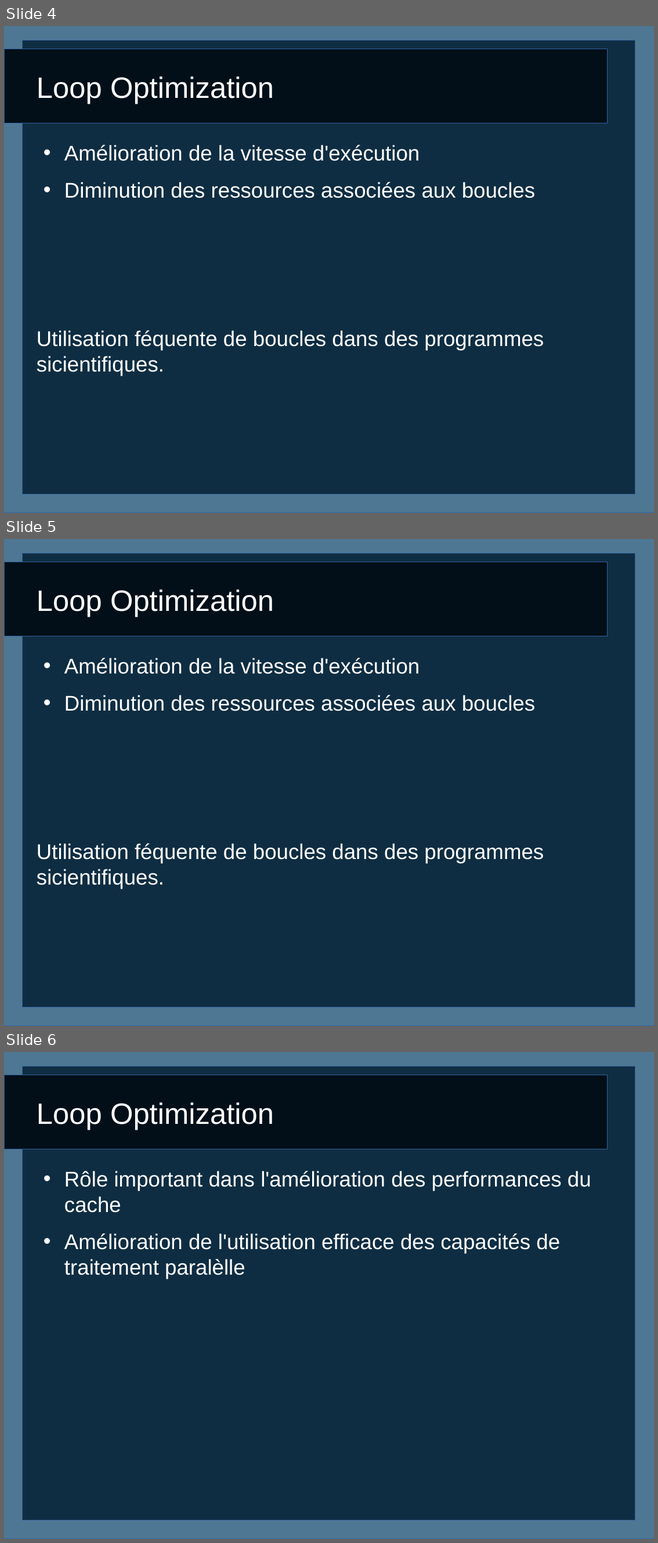
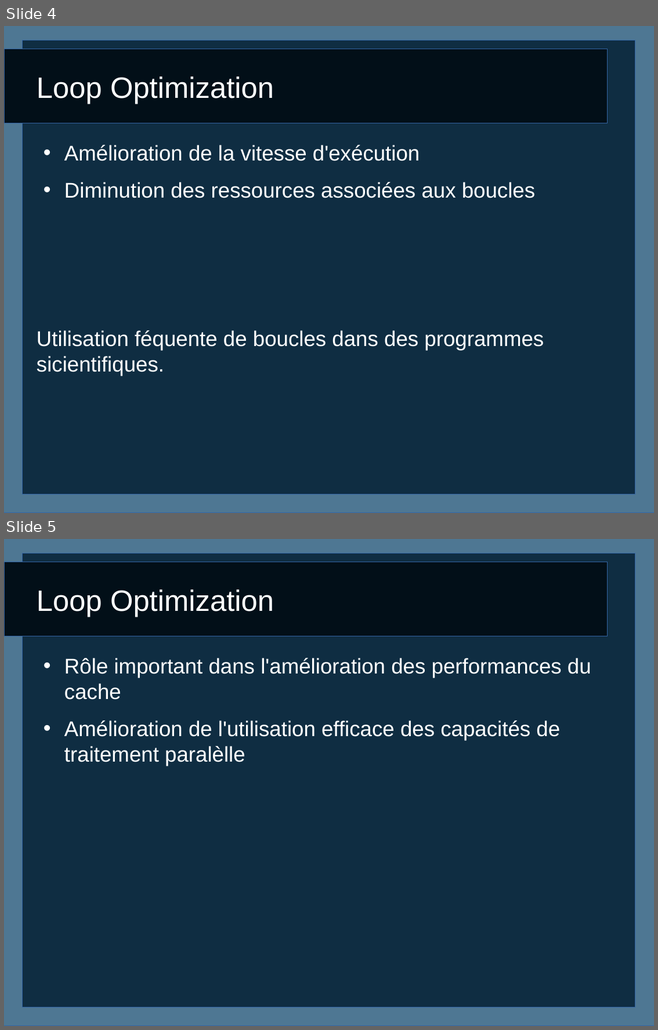
Before and after one commit to caswitch/recherche-et-doc-s4, a slide deck: Diapo3.odp. Shown one above the other, each under a label of ours: slides 4, 5 and 6 before the commit, slides 4 and 5 after it. The pictures are 658x1543 and 658x1030 pixels, drawn with LibreOffice and Linux fonts; fonts in the diff are those of the drawing. Boxes give left, top, right and bottom in pixels: in the first picture for what was removed or moved away, otherwise in the second. Text is boxed around its words. In the diff, an @@ line names an element or a change of style, - is before the commit and + after.

```diff
--- a/Diapo3.odp
+++ b/Diapo3.odp
@@ slide 5 removed at (4, 539, 654, 1026), background #FFFFFF; not listed: 3 template elements that a slide beside it also shows @@
@@ title removed at (36, 589, 274, 617) @@
-Loop Optimization
@@ text removed at (36, 658, 543, 889) @@
-• Amélioration de la vitesse d'exécution
-• Diminution des ressources associées aux boucles
-Utilisation féquente de boucles dans des programmes sicientifiques.
@@ what was slide 6 is now slide 5 @@
```
Also in this commit, not shown: 1 slide changed, 6 other files.
